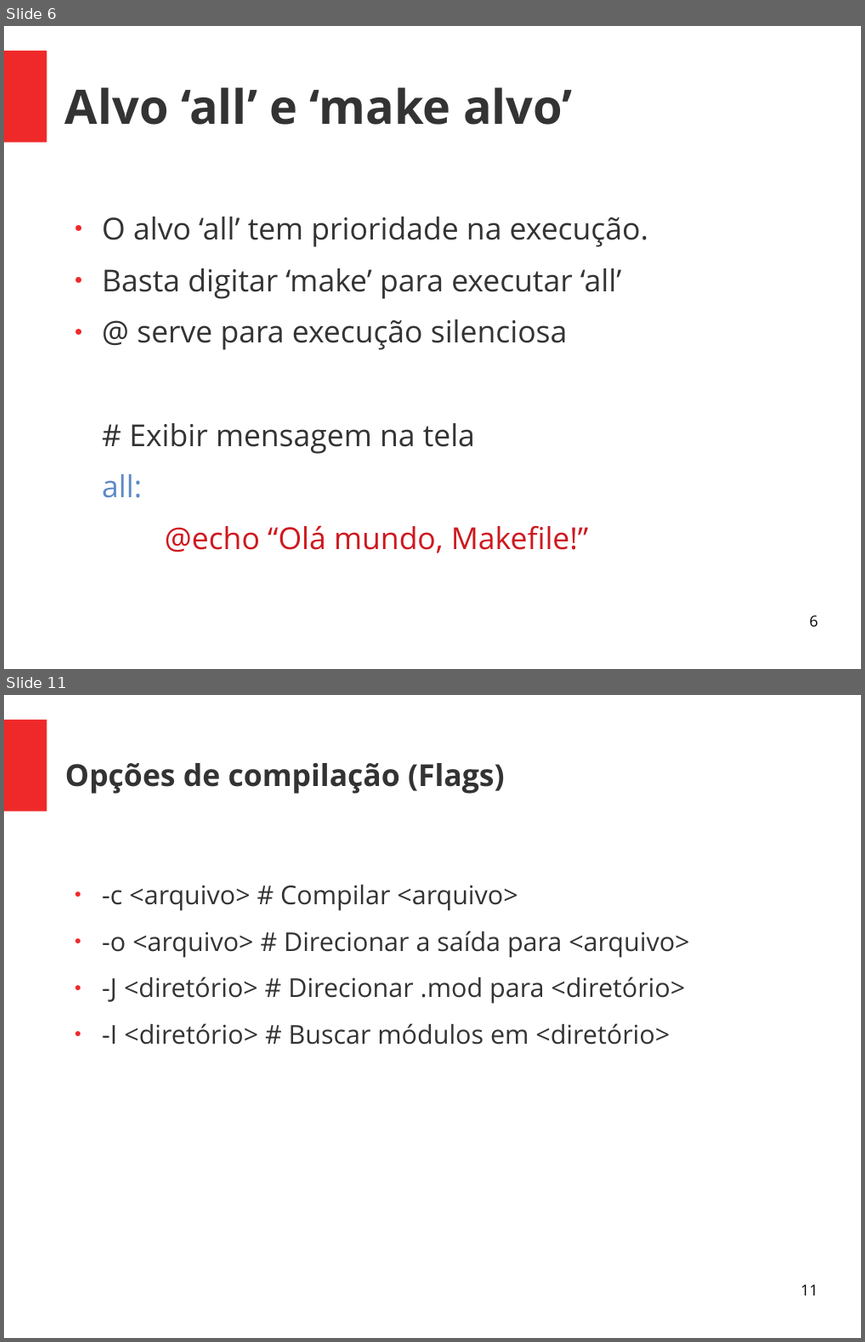
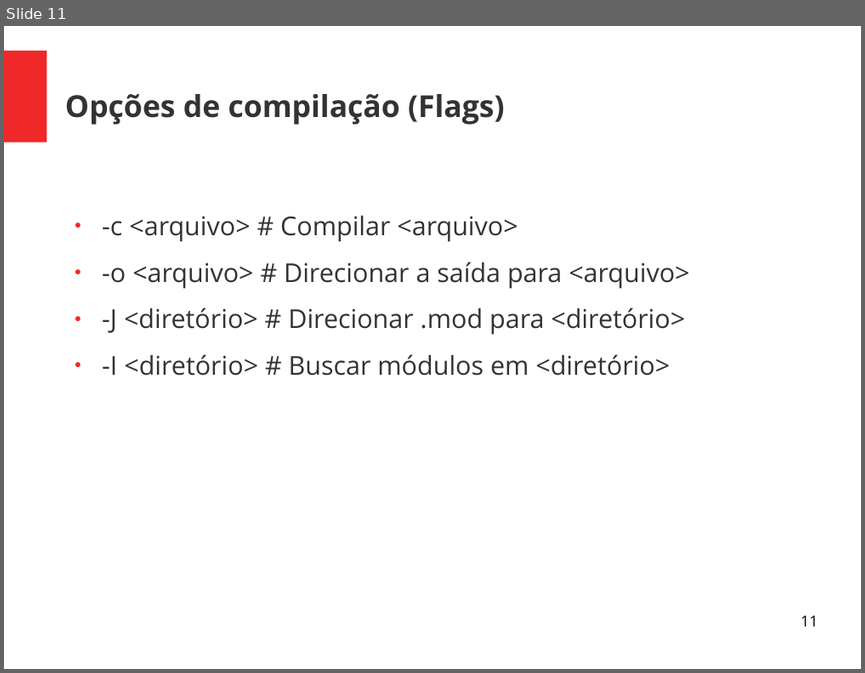
Before and after one commit to Rodolfo-Dirack/qualificacao-doutorado, a slide deck: slides/Apresentacao_qualificacao.odp. Shown one above the other, each under a label of ours: slides 6 and 11 before the commit, slide 11 after it; the slides between them are not shown. The pictures are 865x1342 and 865x673 pixels, drawn with LibreOffice and Linux fonts; fonts in the diff are those of the drawing. Boxes give left, top, right and bottom in pixels: in the first picture for what was removed or moved away, otherwise in the second. Text is boxed around its words. In the diff, an @@ line names an element or a change of style, - is before the commit and + after.

```diff
--- a/slides/Apresentacao_qualificacao.odp
+++ b/slides/Apresentacao_qualificacao.odp
@@ slide 6 removed at (4, 26, 861, 669), background #FFFFFF; not listed: 1 template element that a slide beside it also shows @@
@@ title removed at (65, 87, 573, 125) @@
-Alvo ‘all’ e ‘make alvo’
@@ text removed at (102, 216, 648, 553) @@
-● O alvo ‘all’ tem prioridade na execução.
-● Basta digitar ‘make’ para executar ‘all’
-● @ serve para execução silenciosa
-# Exibir mensagem na tela
-all:
-@echo “Olá mundo, Makefile!”
@@ page number removed at (809, 615, 817, 626) @@
-6
```
Also in this commit, not shown: 3 slides changed, 3 slides added, 2 other slides removed.
